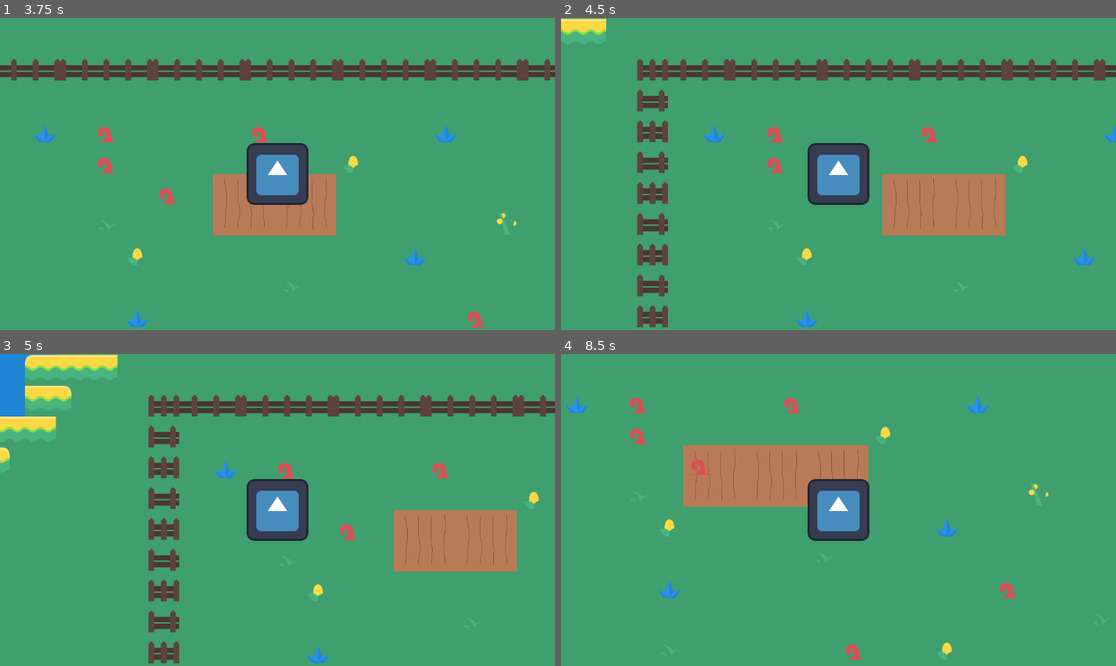
Above: before the commit, frames 1-4 (two rows, left to right).
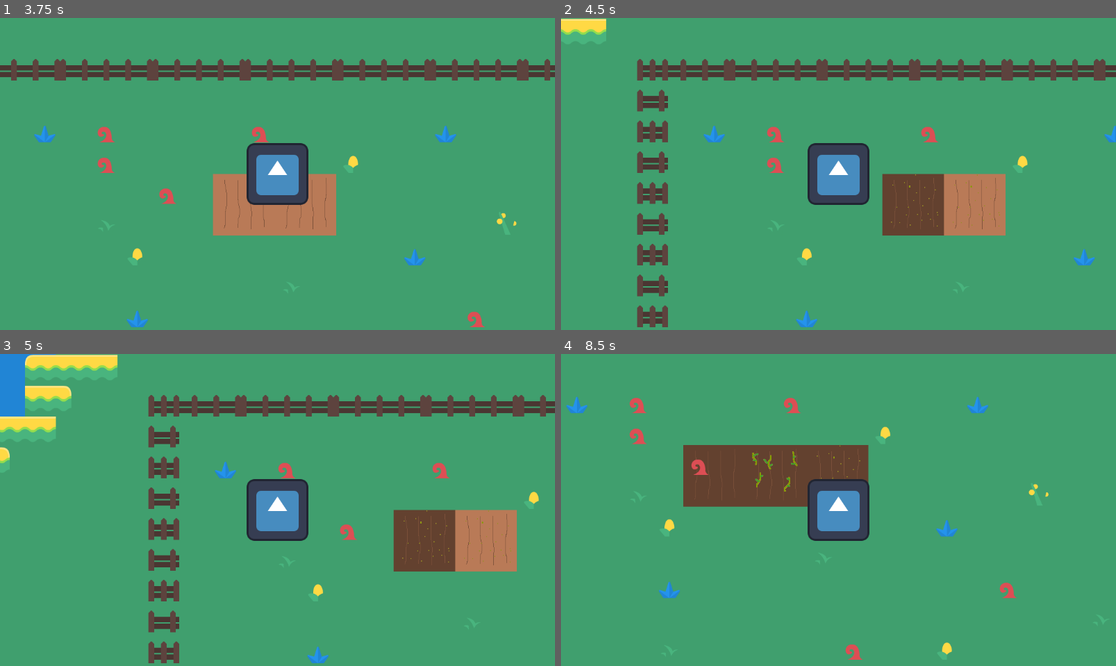
Above: after the commit, the same moments.

Repository: ilikeRocks0/FarmerJoe
Game: Godot game, scene res://main.tscn
Two runs of this game, one before a commit and one after it. Both use one fixed random seed, a clock stepped at 60 frames per second and the inputs below. The engine's default icon, where the game draws it, is replaced by a stand-in: a white triangle on a blue panel in a dark square.
Inputs:
- Up to frame 1 (3.75 s): tap Enter at 0.5 s; hold Right (ui_right) 0.53-1.28 s; tap Q at 0.6, 1.55, 2.1, 3.05 s; tap F at 0.8, 1.35, 2.3, 2.85 s; hold Down (ui_down) 1.28-2.03 s; hold Right (ui_right) 2.03-2.78 s; hold Up (ui_up) 2.78-3.53 s; hold Left (ui_left) from 3.53 s (still down); tap E at 3.6 s
- Up to frame 2 (4.5 s): keep holding Left (ui_left); tap F at 3.8 s; tap Q at 4.35 s
- Up to frame 3 (5 s): keep holding Left (ui_left)
- Up to frame 4 (8.5 s): release Left (ui_left) at 5.03 s; hold Down (ui_down) 5.03-5.78 s; tap F at 5.1, 6.6, 8.3 s; hold Right (ui_right) 5.78-6.53 s; tap Q at 5.85, 7.55, 8.1 s; hold Up (ui_up) 6.53-7.28 s; hold Right (ui_right) 7.28-8.03 s; tap E at 7.35 s; hold Down (ui_down) from 8.03 s (still down)

Frame 1 is identical in both runs. In frame 2, 2.2% of the frame differs, in the area x 57-80%, y 49-70%; in frame 3, 2.2%; in frame 4, 5.5%, in the area x 22-56%, y 29-49%.

Commit message:
gave player ability to seed and water

Diff:
--- a/DetectPlots.gd
+++ b/DetectPlots.gd
@@ -26,3 +26,11 @@
 func plow_soil():
 	for soil in connected_soil:
 		soil.plow()
+
+func water_soil():
+	for soil in connected_soil:
+		soil.water()
+
+func seed_soil():
+	for soil in connected_soil:
+		soil.seed()
--- a/player.gd
+++ b/player.gd
@@ -33,3 +33,7 @@
 func _unhandled_key_input(event):
 	if event.keycode == KEY_E:
 		detect.plow_soil()
+	if event.keycode == KEY_Q:
+		detect.water_soil()
+	if event.keycode == KEY_F:
+		detect.seed_soil()
